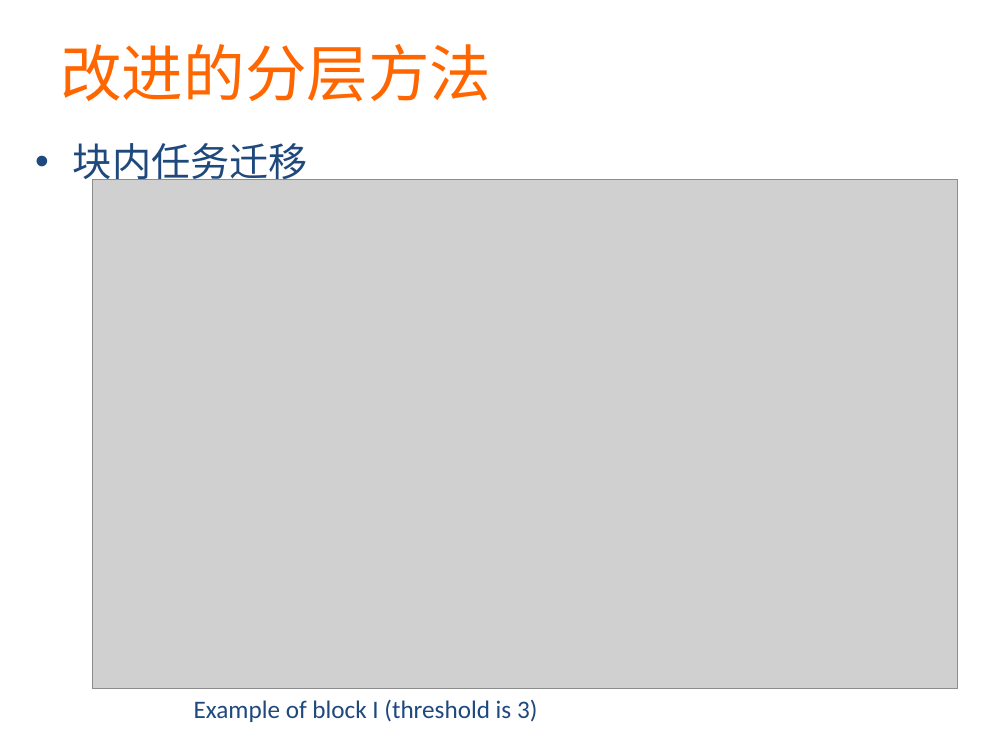
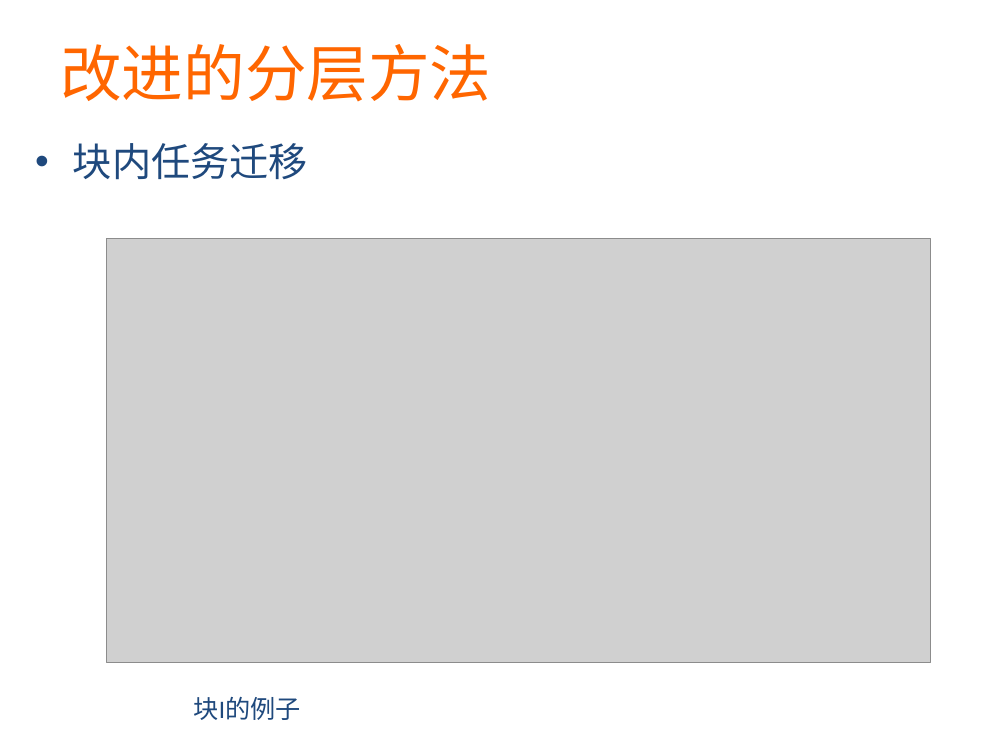
Before and after one commit to martian9/xin-yuan-houqin, a slide deck: slide 11 of ppt/majian.pptx (slide 10 before the commit). Drawn at 1008x756 pixels with LibreOffice and Linux fonts; fonts in the diff are those of the drawing; grey boxes stand for pictures. Boxes give left, top, right and bottom in pixels: in the first picture for what was removed or moved away, otherwise in the second. Text is boxed around its words. In the diff, an @@ line names an element or a change of style, - is before the commit and + after.

```diff
--- a/ppt/majian.pptx
+++ b/ppt/majian.pptx
@@ picture resized from (x1=93, y1=179, x2=958, y2=688) to (x1=107, y1=238, x2=930, y2=662) @@
@@ text at (x1=194, y1=697, x2=301, y2=720): text changed @@
-Example of block I (threshold is 3)
+块I的例子
```
Also in this commit, not shown: 6 other slides changed, 1 slide added, 1 slide removed.
